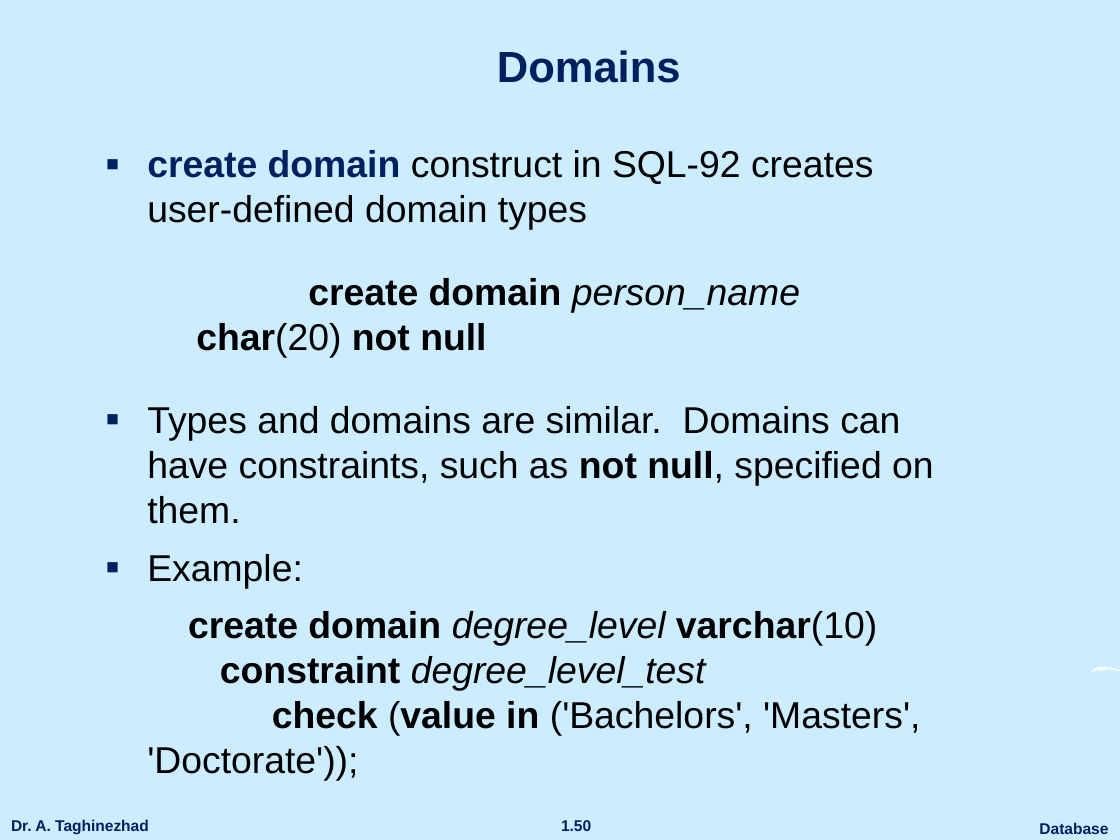
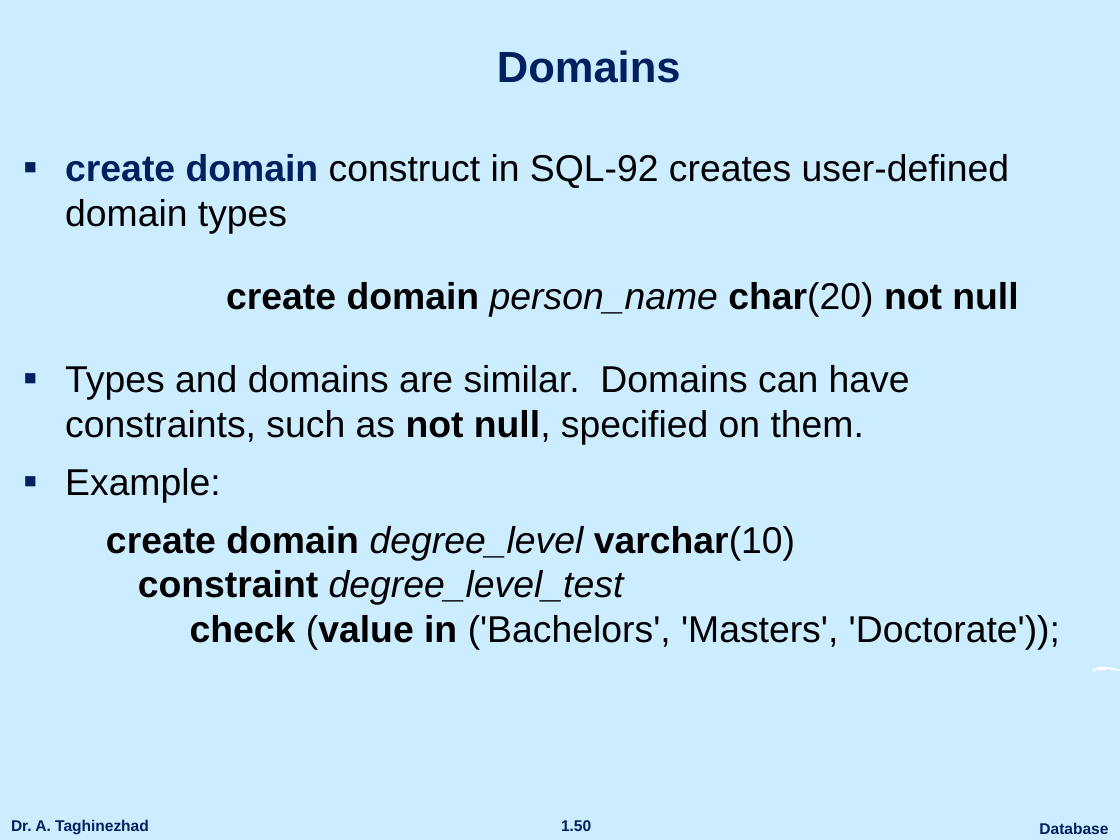
Before and after one commit to ataghinezhad/ataghinezhad.github.io, a slide deck: slide 50 of courses/downloads/temp/Database_Lec4.pptx. Drawn at 1120x840 pixels with LibreOffice and Linux fonts; fonts in the diff are those of the drawing; background and template pictures are left out. Boxes give left, top, right and bottom in pixels: in the first picture for what was removed or moved away, otherwise in the second. Text is boxed around its words. In the diff, an @@ line names an element or a change of style, - is before the commit and + after.

```diff
--- a/courses/downloads/temp/Database_Lec4.pptx
+++ b/courses/downloads/temp/Database_Lec4.pptx
@@ text "create domain construct in SQL-92 ..." rewrapped from box(147, 150, 934, 736) to box(65, 154, 1060, 650) @@
```
Also in this commit, not shown: 17 other slides changed, 2 slides added.
